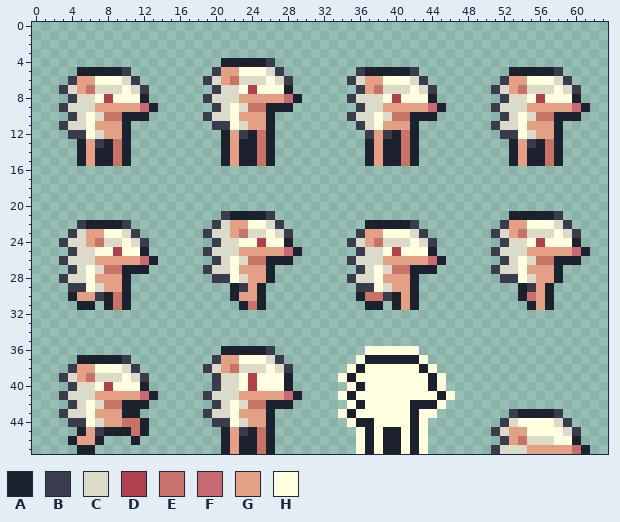
A pixel-art sprite gets an edit: bin/assets/images/player.png. The picture above is the old version.
The file is 64x48 pixels.
Palette (. is transparent): A #1b212d  B #3a3b4c  C #dcdac9  D #b0404e  E #c77369  F #c86870  G #e3a084  H #ffffe0
The result:
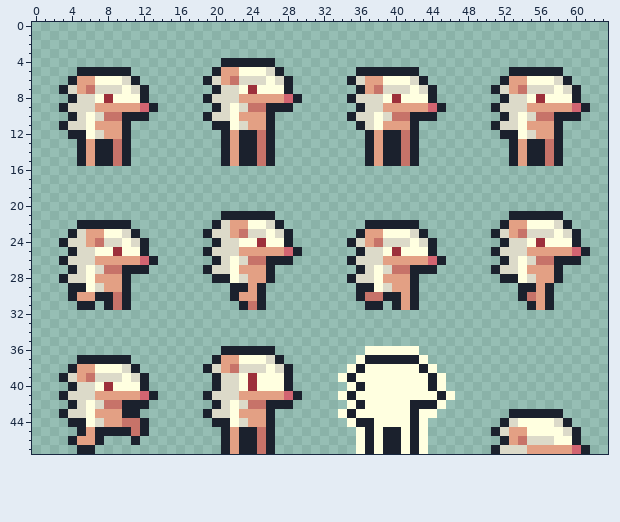
Diff:
colour D: #b0404e -> #9d303b
colour F: #c86870 -> #d26471
Changed rows in their new state; - is a pixel that keeps its letter.
first column x 3:
 4 -----------------------A----------------------------------
 5 -------A---------A------A--------A-----A---------------A--
 6 -A------A-------A--------A------A-------A--------A------A-
 7 A--------A-------A---------------A-------A------A--------A
 8 -A--------------A---------------A----------------A--------
 9 A----------------A---------------A--------------A---------
10 -A--------------A---------------A----------------A--------
11 A----------------AA--------------A--------------A---------
12 -AA-----------------A-------------A-A------------AA-------
13 ----A-----------------------------------------------A-----
first column x 3:
21 ------------------A----A-------------------------------A--
22 --A----A---------A------A--------------A---------A------A-
23 -A------A-------A--------A-------A------A-------A--------A
24 A--------A-------A--------------A--------A-------A--------
25 -A--------------A----------------A--------------A---------
26 A----------------A--------------A----------------A--------
27 -A--------------A----------------A--------------A---------
28 A----------------AA-------------A----------------AA-------
29 -AA-----------------A------------AA-----------------A-----
30 ----A-------------------------------A---------------------
first column x 3:
36 -----------------------A----------------------------------
37 -------A---------A------A---------------------------------
38 -A------A-------A--------A--------------------------------
39 A--------A-------A----------------------------------------
40 -A---------------A----------------------------------------
41 A---------------A-----------------------------------------
42 -A---------------A----------------------------------------
43 A---------------A---------------------------------A----A--
44 -AA--------------AA------------------------------A------A-
45 ----A---------------A---------------------------A--------A
46 -------------------------------------------------A--------
47 ------------------------------------------------A---------
